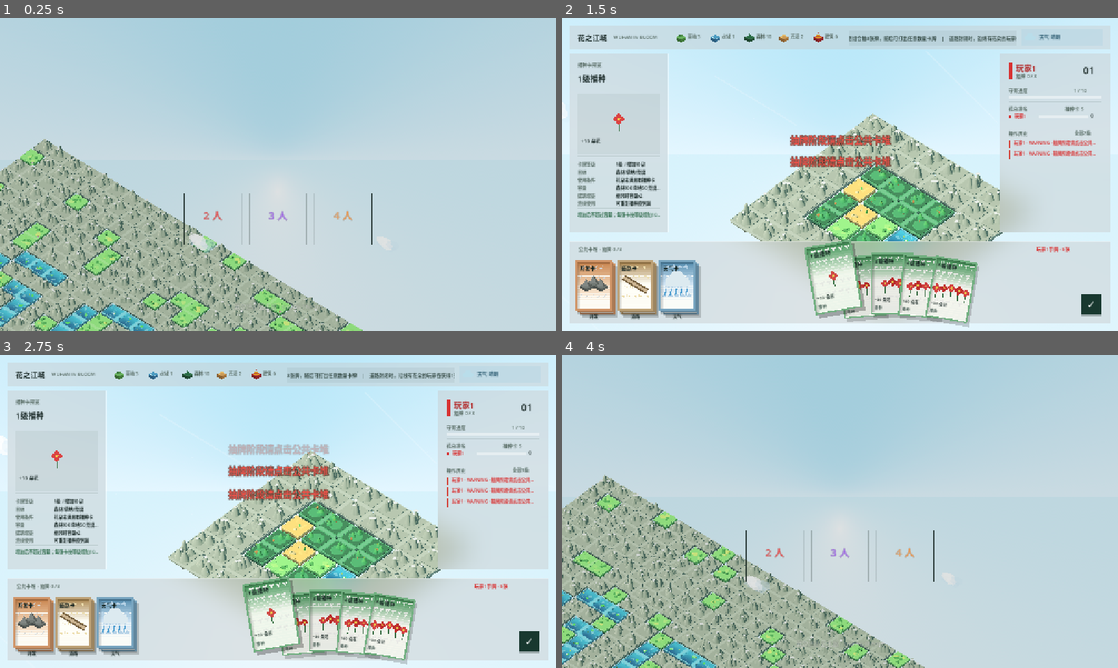
Above: before the commit, frames 1-4 (two rows, left to right).
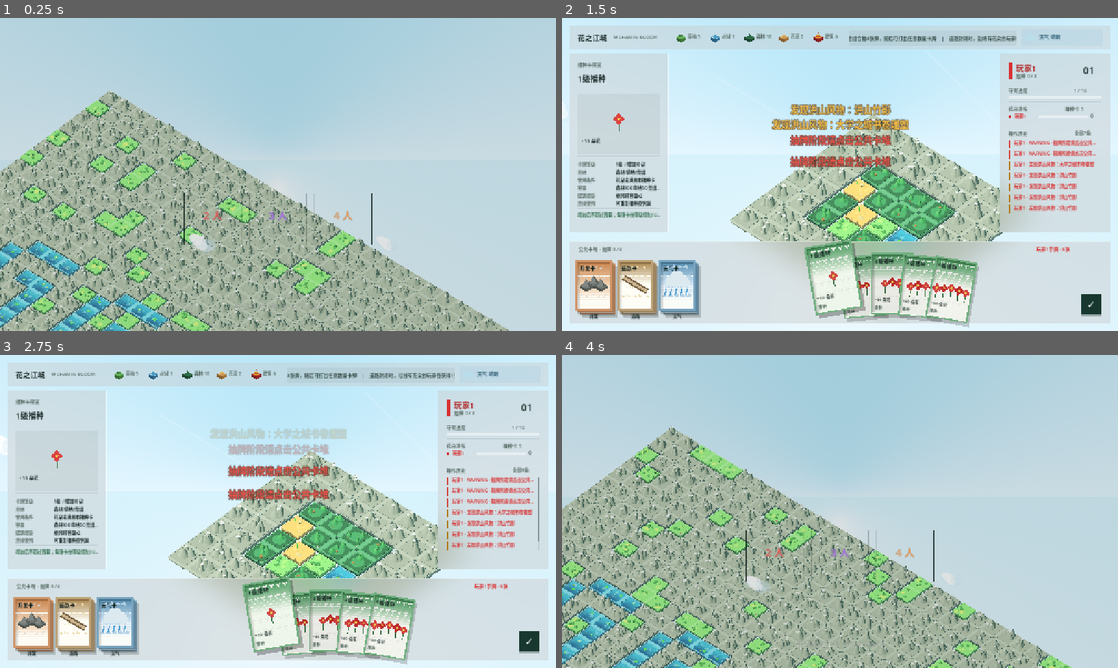
Above: after the commit, the same moments.

Repository: KurtZhang01/growcassonne
Game: Godot game, scene res://scenes/main.tscn
Two runs of this game, one before a commit and one after it. Both use one fixed random seed, a clock stepped at 60 frames per second and the inputs below.
Inputs (mouse positions are in pixels of both pictures, inside the frame that each line leads up to):
- Up to frame 1 (0.25 s): no input
- Up to frame 2 (1.5 s): tap Enter at 0.5 s; move the mouse to (962, 158) at 0.52 s; tap 1 at 0.6 s; click (962, 158) at 0.67 s; tap Space at 0.77 s; drag from (728, 190) to (812, 237) at 1.27 s
- Up to frame 3 (2.75 s): move the mouse to (333, 442) at 2.02 s; tap 3 at 2.1 s; click (333, 442) at 2.17 s
- Up to frame 4 (4 s): drag from (812, 574) to (673, 464) at 2.77 s; move the mouse to (1006, 558) at 3.52 s; tap R at 3.6 s; click (1006, 558) at 3.67 s; tap Space at 3.77 s

The runs differ from the first frame. In frame 1, 28% of the frame differs, in the area x 0-92%, y 23-100%; in frame 2, 4.5%; in frame 3, 3.7%; in frame 4, 29%, in the area x 0-92%, y 22-100%.

Commit message:
Title grid 50x20->50x30, center text vertically (oy 7->11), more tiles above/below

Diff:
--- a/scripts/main3d.gd
+++ b/scripts/main3d.gd
@@ -311,8 +311,8 @@
 	card_preview_viewport.add_child(world_env)
 
 func _setup_title_world():
-	# 标题场景：50×20地块铺满屏幕，GGJ2026在中左下
-	var tw = 50; var th = 20
+	# 标题场景：50×30地块铺满屏幕，GGJ2026在中左下
+	var tw = 50; var th = 30
 	# 扩展网格
 	grid = []; roads = []; plants = []; plant_age = []; flowers = []
 	tile_nodes = []; plant_nodes = []; decor_nodes = []
@@ -4389,7 +4389,7 @@
 	}
 	var cells := {}
 	var text = "GGJ2026"
-	var ox = 4; var oy = 7  # 中左下区域（50×20网格内）
+	var ox = 4; var oy = 11  # 50×30网格中垂直居中
 	for ch_idx in text.length():
 		var ch = text[ch_idx]
 		if not font_data.has(ch): ox += 6; continue
